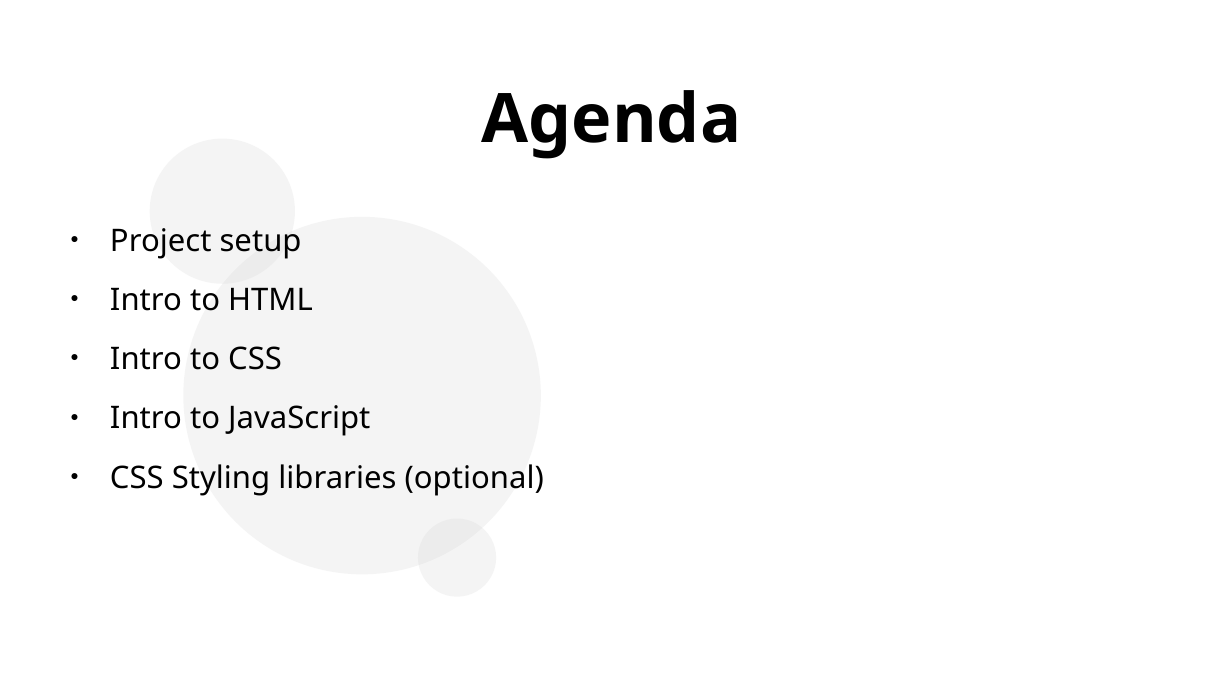
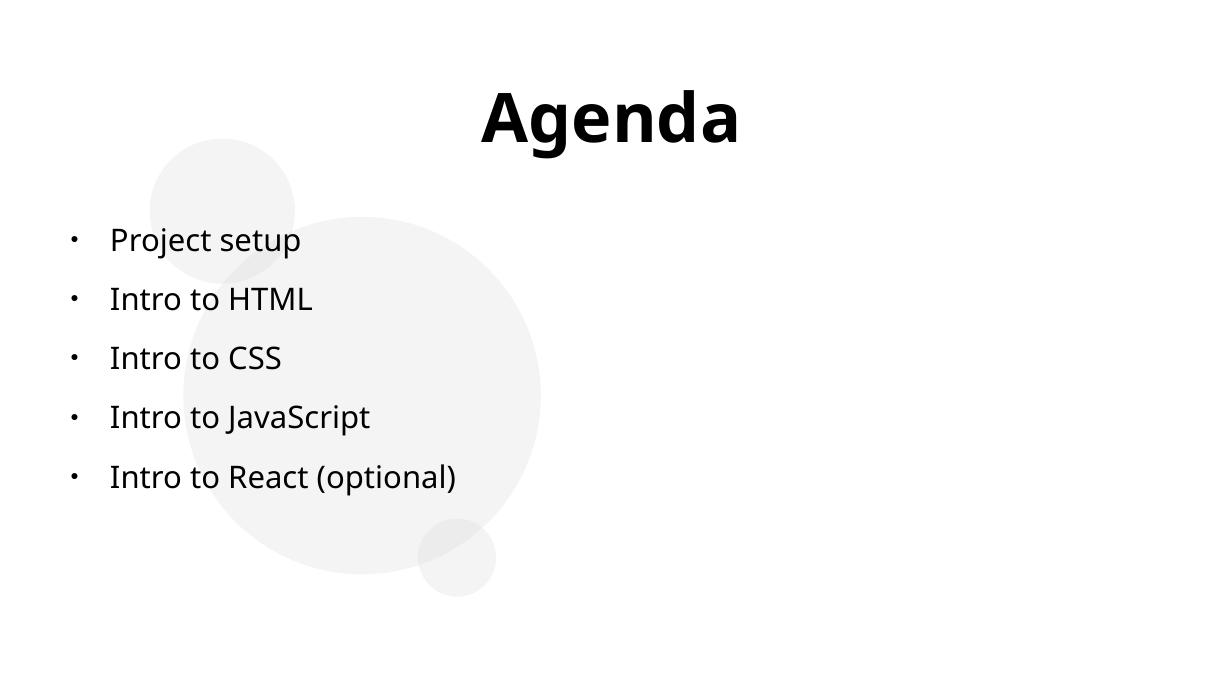
Before and after one commit to TonyLiu0226/toDoListTutorial, a slide deck: slide 2 of presentation.pptx. Drawn at 1232x693 pixels with LibreOffice and Linux fonts; fonts in the diff are those of the drawing; background and template pictures are left out. Boxes give left, top, right and bottom in pixels: in the first picture for what was removed or moved away, otherwise in the second. Text is boxed around its words. In the diff, an @@ line names an element or a change of style, - is before the commit and + after.

```diff
--- a/presentation.pptx
+++ b/presentation.pptx
@@ text at (x1=110, y1=464, x2=456, y2=496): text changed @@
-● CSS Styling libraries (optional)
+● Intro to React (optional)
```
Also in this commit, not shown: 10 other slides changed, 1 slide added, 1 slide removed.
